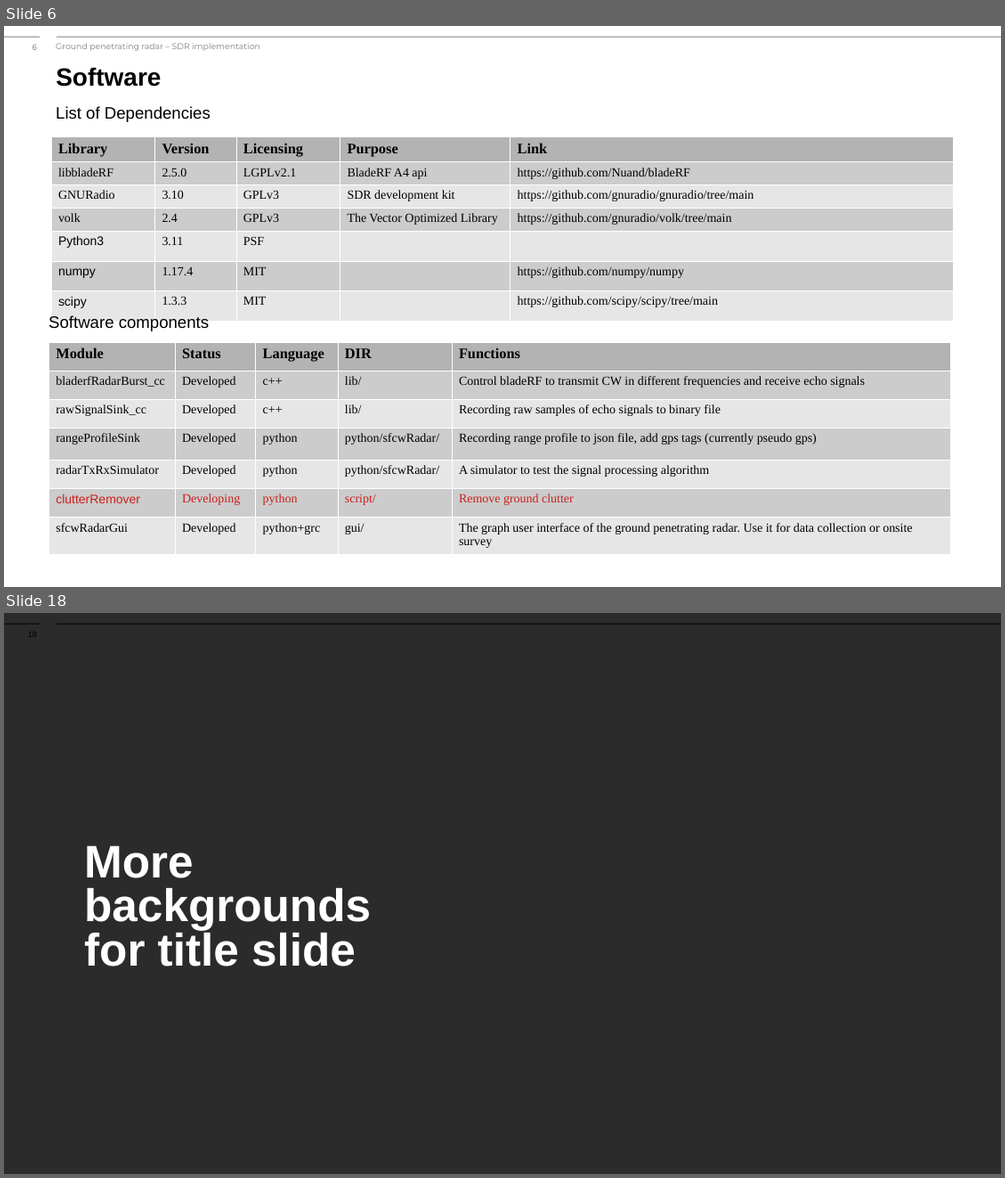
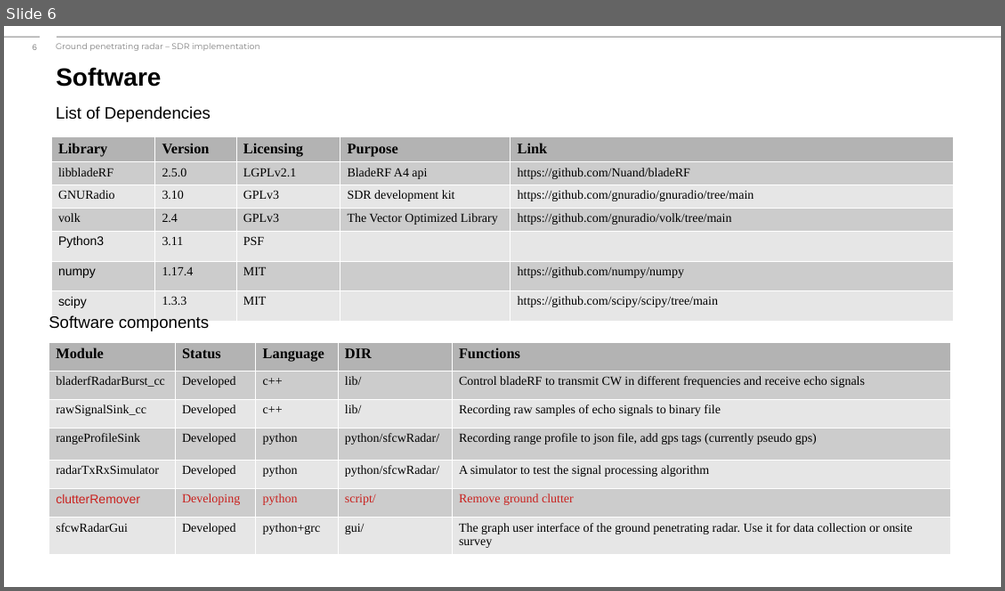
Before and after one commit to jorgeneng/bladerf_sfcw_radar, a slide deck: docs/sdrBasedGPR.pptx. Shown one above the other, each under a label of ours: slides 6 and 18 before the commit, slide 6 after it; the slides between them are not shown. The pictures are 1005x1178 and 1005x591 pixels, drawn with LibreOffice and Linux fonts; fonts in the diff are those of the drawing; background and template pictures are left out; a plain dark background stands for a picture behind light text. Boxes give left, top, right and bottom in pixels: in the first picture for what was removed or moved away, otherwise in the second. Text is boxed around its words. In the diff, an @@ line names an element or a change of style, - is before the commit and + after.

```diff
--- a/docs/sdrBasedGPR.pptx
+++ b/docs/sdrBasedGPR.pptx
@@ slide 18 removed at bbox=[4, 613, 1001, 1174], background picture (left out); not listed: 1 template element that a slide beside it also shows @@
@@ line removed from (40, 624) to (4, 624) @@
@@ line removed from (1001, 624) to (57, 624) @@
@@ text removed at bbox=[84, 845, 371, 966] @@
-More backgrounds for title slide
```
Also in this commit, not shown: 3 slides changed, 5 slides added, 15 other slides removed, 3 other files.
